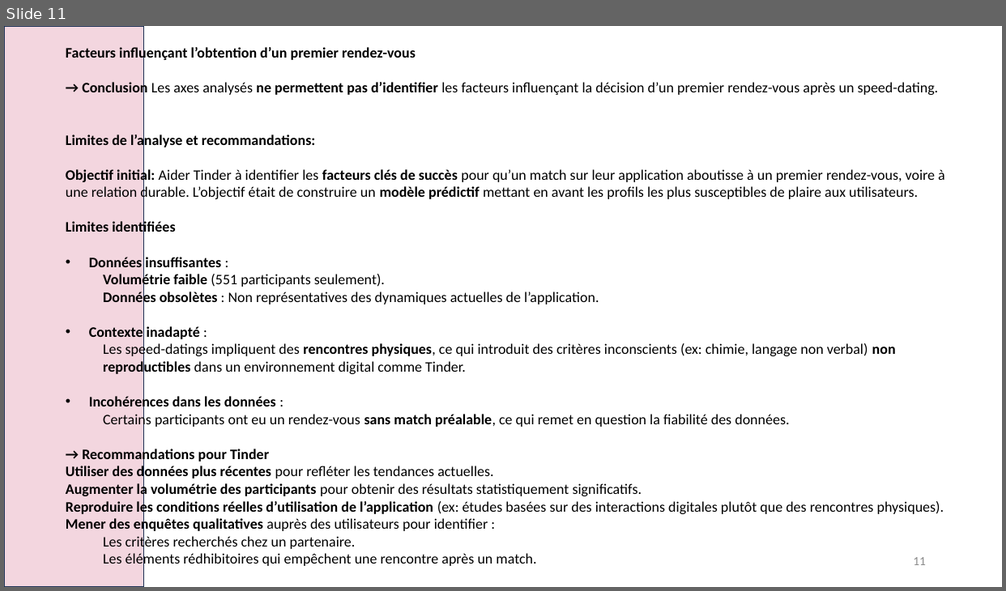
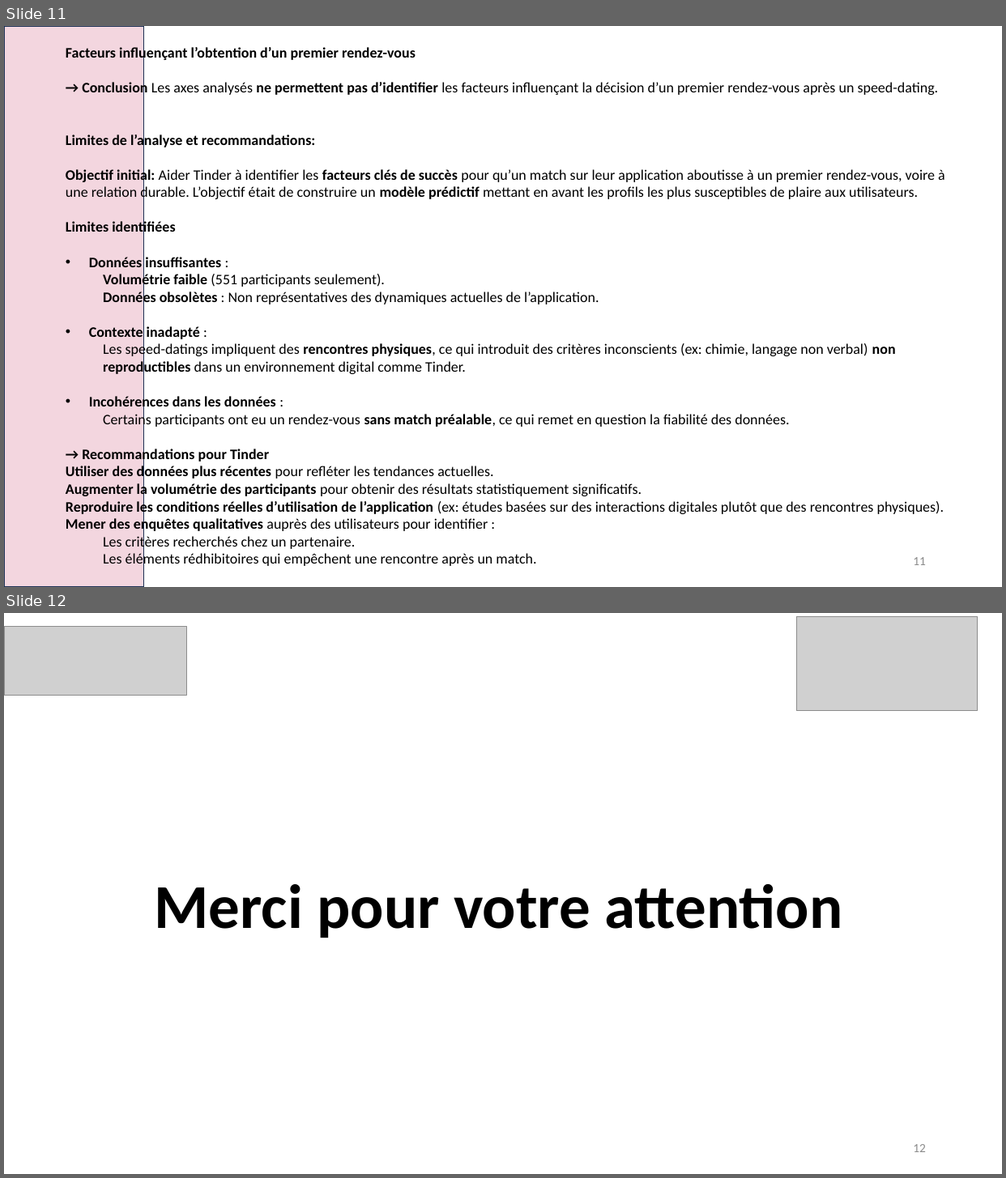
Before and after one commit to laura-lucchini/projet_speed_dating_bloc2_RNCP, a slide deck: speed_dating.pptx. Shown one above the other, each under a label of ours: slide 11 before the commit, slides 11 and 12 after it. The pictures are 1006x591 and 1006x1178 pixels, drawn with LibreOffice and Linux fonts; fonts in the diff are those of the drawing; grey boxes stand for pictures. Boxes give left, top, right and bottom in pixels: in the first picture for what was removed or moved away, otherwise in the second. Text is boxed around its words. In the diff, an @@ line names an element or a change of style, - is before the commit and + after.

```diff
--- a/speed_dating.pptx
+++ b/speed_dating.pptx
@@ slide 12 added at <box>4,613,1002,1174</box>, background #FFFFFF @@
@@ picture added at <box>4,626,187,696</box> @@
@@ picture added at <box>797,617,978,711</box> @@
@@ title added at <box>155,884,842,938</box>, 60 pt, text #000000, bold @@
+Merci pour votre attention
@@ page number added at <box>913,1144,926,1152</box>, 12 pt, text #8C8C8C @@
+12
```
Also in this commit, not shown: 2 slides changed.
